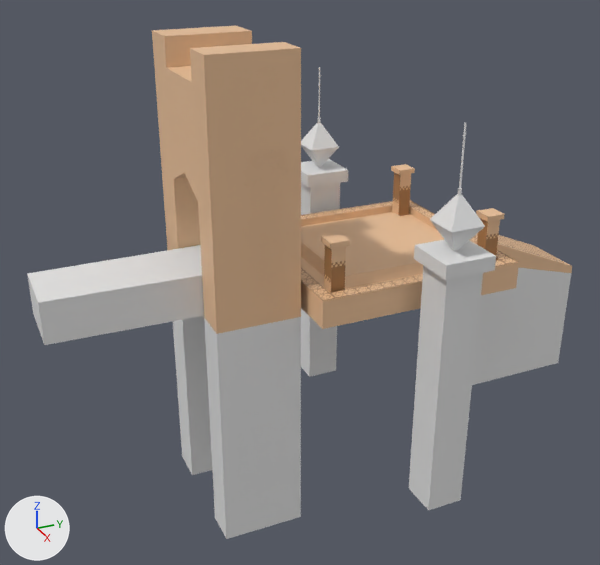
The Blender file Assets/Art/Models/Environment/Battlefield/mountain_blockout.blend, before and after one commit.
One viewpoint serves both versions: a 50 mm lens placed at (59.9, -33.9, 28.2), pointed at (-0.7, -6.6, -2.1). Arrows for +X, +Y and +Z are at lower left; the lights stay in place.

The first picture shows 'central_altar', 'central_tower_base_pillars', 'central_tower_main_bridge', 'central_tower_main_piece', 'crystal_tower_top', 'crystal_tower_top.001', 'lateral_square_column', 'small_square_columns', 'small_square_columns.001', 'small_square_columns.002', 'staircase', 'staircase_top'.
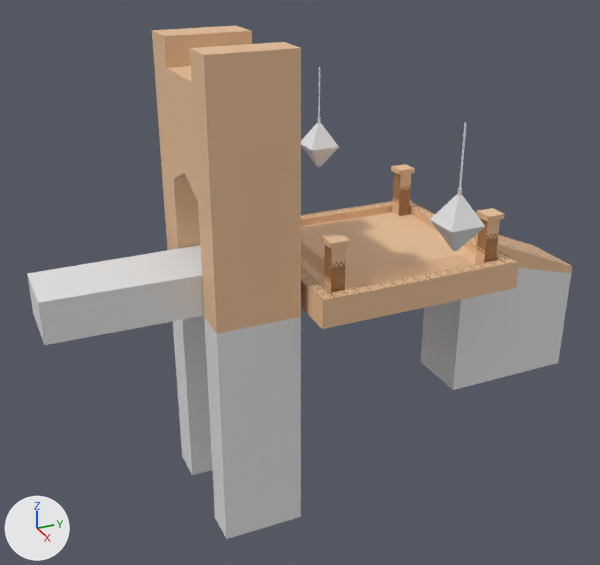
Pixel boxes (x1, y1, x2, y2) of what changed, in the pictures (600 x 565 px):
'lateral_square_column', deleted
    before: (301, 159, 496, 510)

The change, as a list of edits to the scene's bpy script:
```text
Remove ob_lateral_square_column:
    ob_lateral_square_column = bpy.data.objects.new('lateral_square_column', me_cube_005)
    ob_lateral_square_column.location = (12.0, 0.41, -6.51)
```
